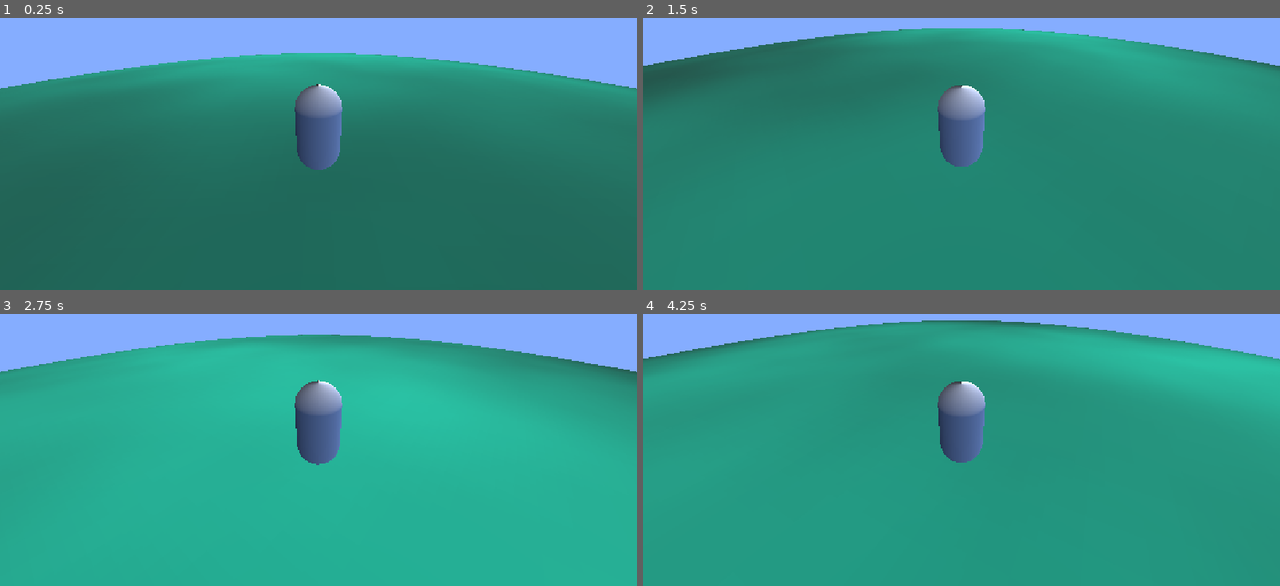
Above: before the commit, frames 1-4 (two rows, left to right).
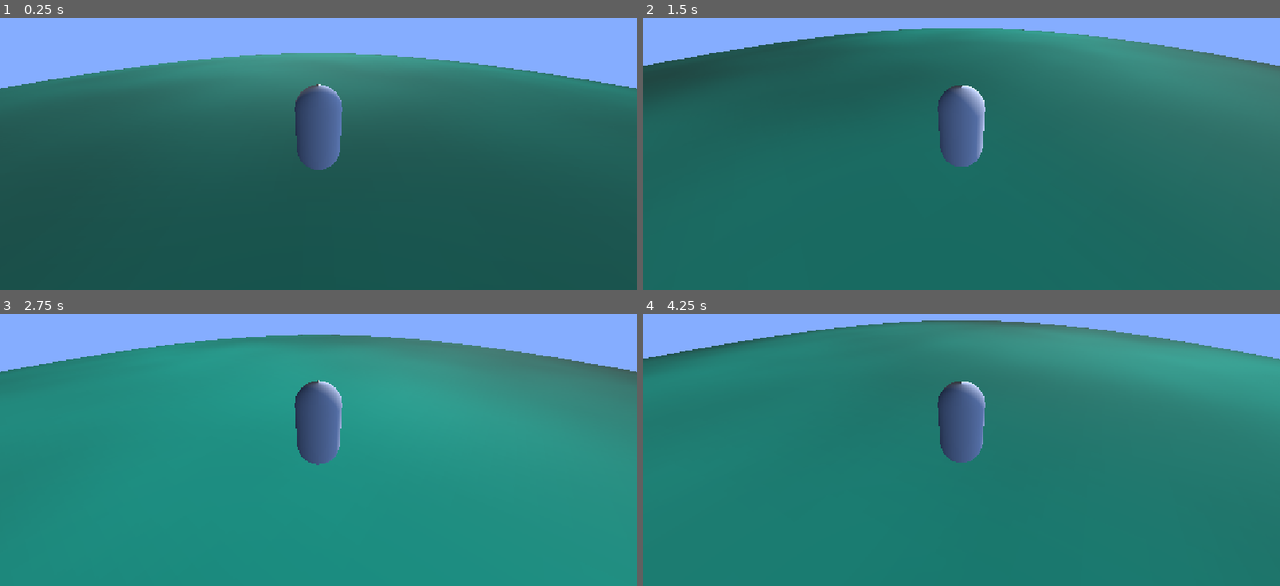
Above: after the commit, the same moments.

Repository: b00kworm4lyf3/ATLS4140-hide-and-seek
Game: Godot game, scene res://game.tscn
Two runs of this game, one before a commit and one after it. Both use one fixed random seed, a clock stepped at 60 frames per second and the inputs below.
Inputs (mouse positions are in pixels of both pictures, inside the frame that each line leads up to):
- Up to frame 1 (0.25 s): no input
- Up to frame 2 (1.5 s): tap Enter at 0.5 s; move the mouse to (1101, 94) at 0.52 s; press the mouse at (1101, 94) at 0.53 s; hold D (move_right) 0.53-1.28 s; move the mouse to (929, 113) at 1.27 s; release the mouse at (929, 113) at 1.28 s; hold W (move_up) from 1.28 s (still down); click (929, 113) at 1.35 s
- Up to frame 3 (2.75 s): keep holding W (move_up); move the mouse to (331, 401) at 2.02 s; press the mouse at (331, 401) at 2.03 s
- Up to frame 4 (4.25 s): keep holding W (move_up); move the mouse to (955, 411) at 2.77 s; release the mouse at (955, 411) at 2.78 s; click (955, 411) at 2.85 s; move the mouse to (1006, 411) at 3.52 s; press the mouse at (1006, 411) at 3.53 s

The runs differ from the first frame. In frame 1, 3.7% of the frame differs, in the area x 5-100%, y 12-36%; in frame 2, 53%; in frame 3, 82%; in frame 4, 89%, in the area x 0-100%, y 2-100%.

Commit message:
added normal calc but unsure about it rn so all commented out

Diff:
--- a/game.tscn
+++ b/game.tscn
@@ -19,7 +19,7 @@
 transform = Transform3D(0.3, 0, 0, 0, 0.3, 0, 0, 0, 0.3, 0, 0.31542015, 0)
 
 [node name="testLight" type="DirectionalLight3D" parent="." unique_id=1027990675]
-transform = Transform3D(1, 0, 0, 0, -4.371139e-08, 1, 0, -1, -4.371139e-08, 0, 3, 0)
+transform = Transform3D(1, 0, 0, 0, -0.8870978, 0.46158162, 0, -0.46158162, -0.8870978, 0, -78.27873, -127.99657)
 
 [node name="WorldEnvironment" type="WorldEnvironment" parent="." unique_id=1973772246]
 environment = SubResource("Environment_ip1k6")
--- a/shaders/ground.gdshader
+++ b/shaders/ground.gdshader
@@ -7,7 +7,7 @@
 uniform vec4 color = vec4(0.1, 0.7, 0.5, 1.0);
 
 void vertex() {
-	curve_ground(VERTEX, VIEW_MATRIX, INV_VIEW_MATRIX);
+	curve_ground(VERTEX, NORMAL, VIEW_MATRIX, INV_VIEW_MATRIX);
 }
 
 void fragment() {
Not shown, changed: shaders/curve.gdshaderinc
